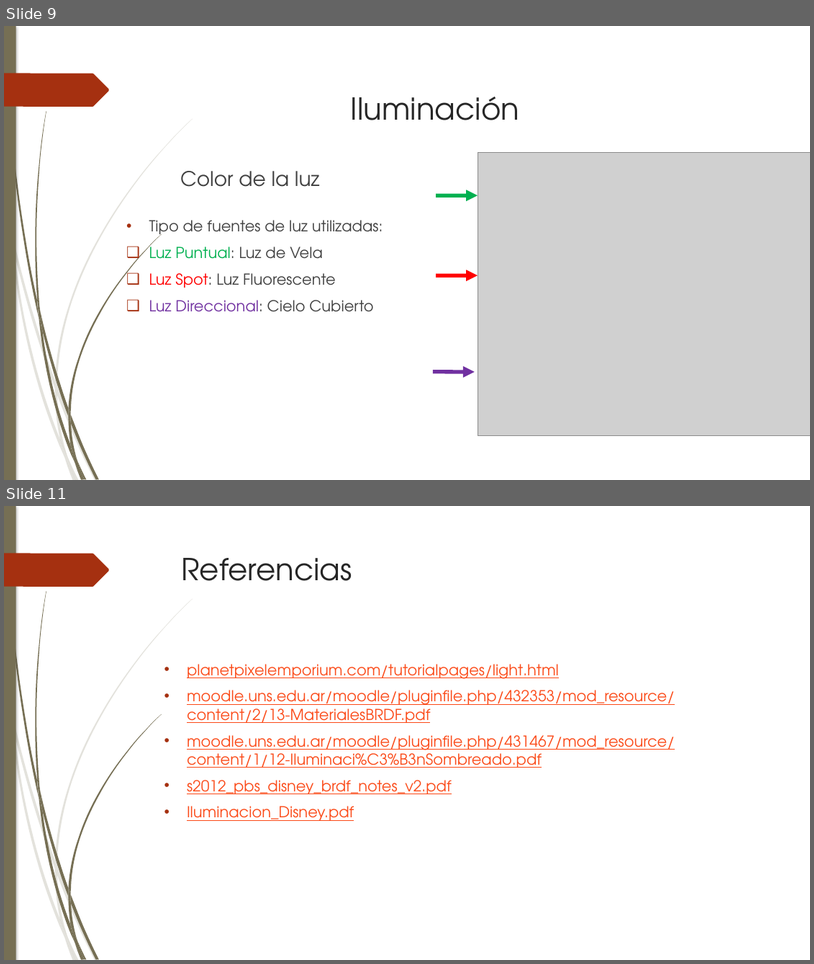
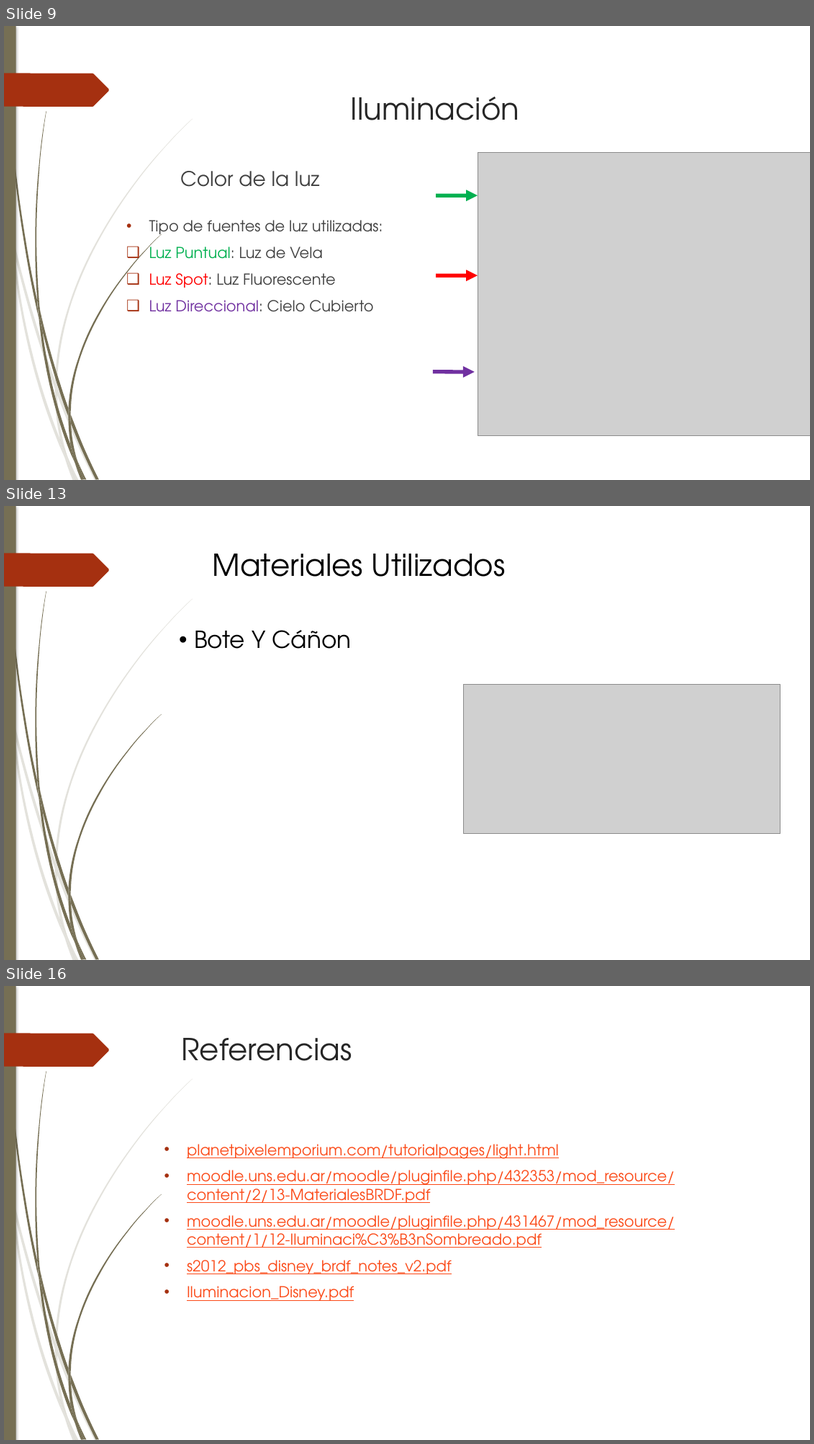
Before and after one commit to Barbmatt/Proyecto2, a slide deck: Presentación/Presentacion Proyecto 2 - editada.pptx. Shown one above the other, each under a label of ours: slides 9 and 11 before the commit, slides 9, 13 and 16 after it; the slides between them are not shown. The pictures are 814x964 and 814x1444 pixels, drawn with LibreOffice and Linux fonts; fonts in the diff are those of the drawing; grey boxes stand for pictures. Boxes give left, top, right and bottom in pixels: in the first picture for what was removed or moved away, otherwise in the second. Text is boxed around its words. In the diff, an @@ line names an element or a change of style, - is before the commit and + after.

Commit message:
PowerPoint Escena :a: :b:
Falta descripción de materiales para la escena B

```diff
--- a/Presentación/Presentacion Proyecto 2 - editada.pptx
+++ b/Presentación/Presentacion Proyecto 2 - editada.pptx
@@ slide 13 added at [4, 506, 810, 960], background #FFFFFF; not listed: 24 template elements that a slide beside it also shows @@
@@ title added at [213, 554, 506, 577], 36 pt, text #000000 @@
+Materiales Utilizados
@@ text added at [194, 630, 351, 649], 28 pt, text #000000 @@
+• Bote Y Cáñon
@@ picture added at [464, 685, 780, 834] @@
@@ what was slide 11 is now slide 16 @@
```
Also in this commit, not shown: 5 slides changed, 5 other slides added, 1 slide removed, 9 other files.
